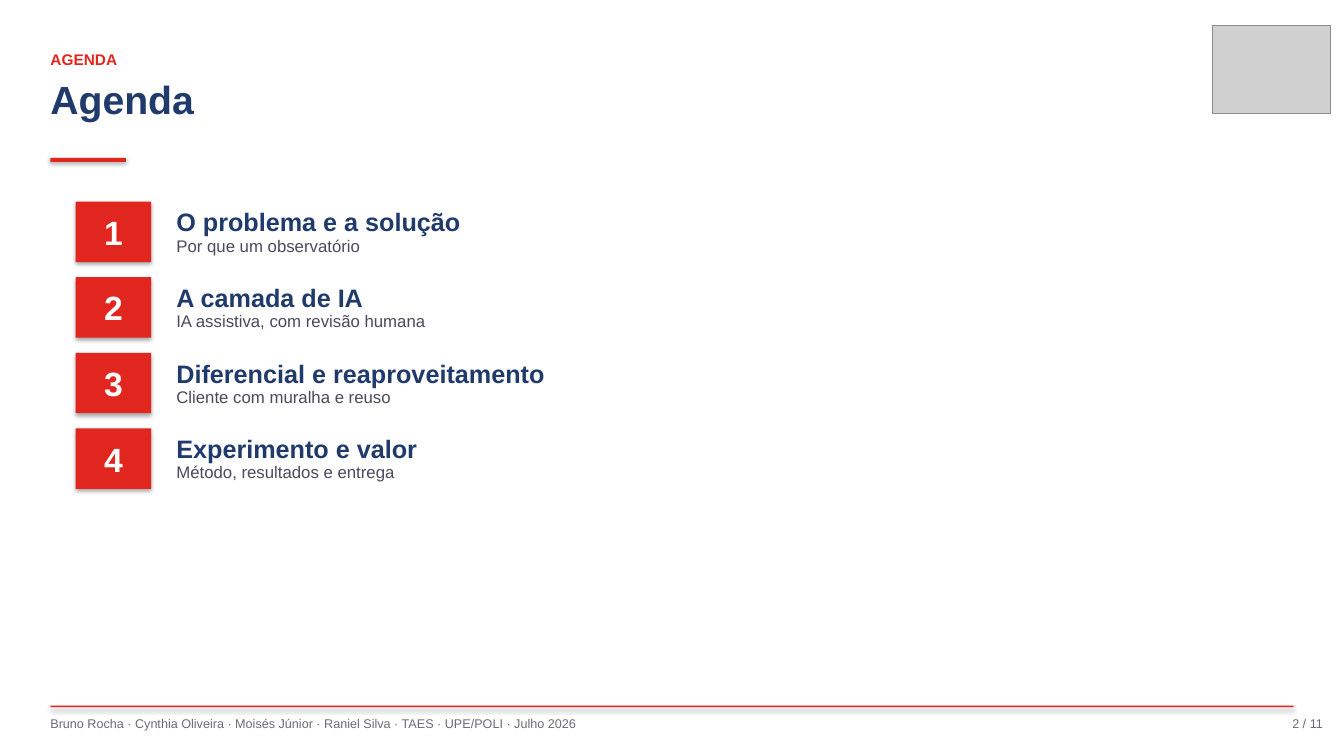
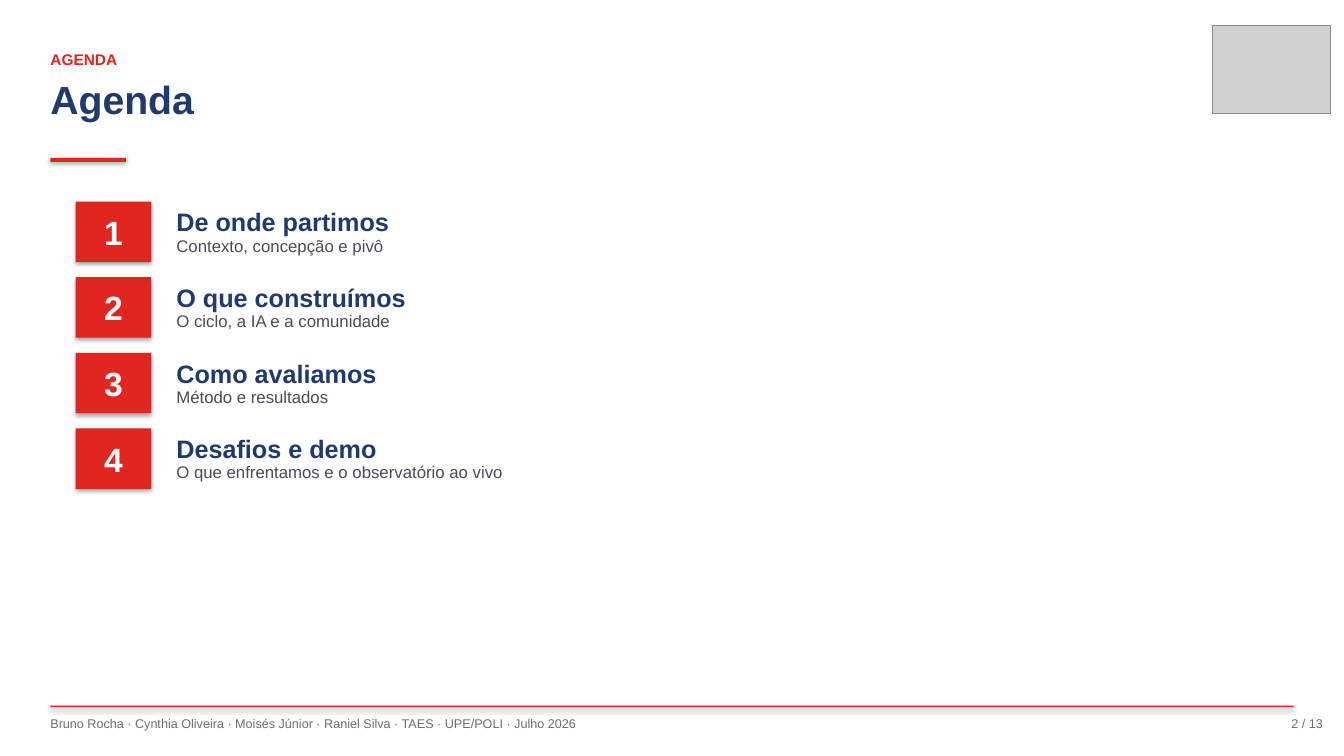
Before and after one commit to raniel90/obione, a slide deck: slide 2 of atividades/apresentacoes/ObiOne_Apresentacao_Final.pptx. Drawn at 1344x756 pixels with LibreOffice and Linux fonts; fonts in the diff are those of the drawing; grey boxes stand for pictures. Boxes give left, top, right and bottom in pixels: in the first picture for what was removed or moved away, otherwise in the second. Text is boxed around its words. In the diff, an @@ line names an element or a change of style, - is before the commit and + after.

```diff
--- a/atividades/apresentacoes/ObiOne_Apresentacao_Final.pptx
+++ b/atividades/apresentacoes/ObiOne_Apresentacao_Final.pptx
@@ text at <box>176,212,389,237</box>: text changed @@
-O problema e a solução
+De onde partimos
@@ text at <box>176,240,383,256</box>: text changed @@
-Por que um observatório
+Contexto, concepção e pivô
@@ text at <box>176,288,406,313</box>: text changed @@
-A camada de IA
+O que construímos
@@ text at <box>176,315,389,329</box>: text changed @@
-IA assistiva, com revisão humana
+O ciclo, a IA e a comunidade
@@ text at <box>176,364,377,384</box>: text changed @@
-Diferencial e reaproveitamento
+Como avaliamos
@@ text at <box>176,390,328,403</box>: text changed @@
-Cliente com muralha e reuso
+Método e resultados
@@ text at <box>176,439,376,459</box>: text changed @@
-Experimento e valor
+Desafios e demo
@@ text at <box>176,465,503,482</box>: text changed @@
-Método, resultados e entrega
+O que enfrentamos e o observatório ao vivo
@@ text at <box>1291,719,1323,728</box>: text changed @@
-2 / 11
+2 / 13
```
Also in this commit, not shown: 8 other slides changed, 2 slides added, 1 other file.
